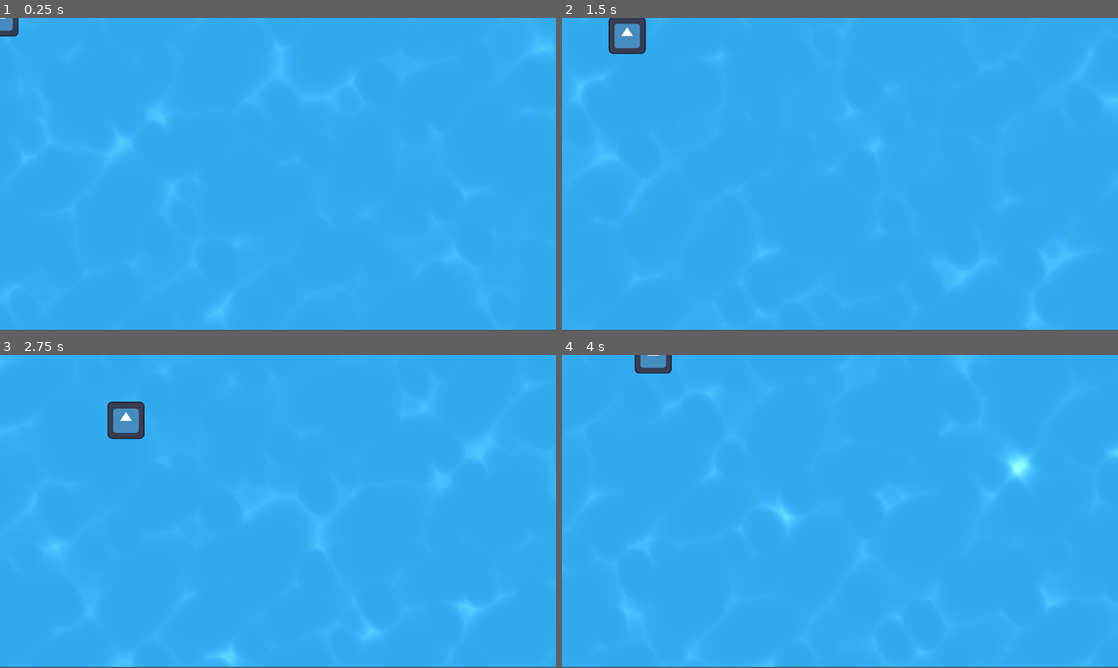
Above: before the commit, frames 1-4 (two rows, left to right).
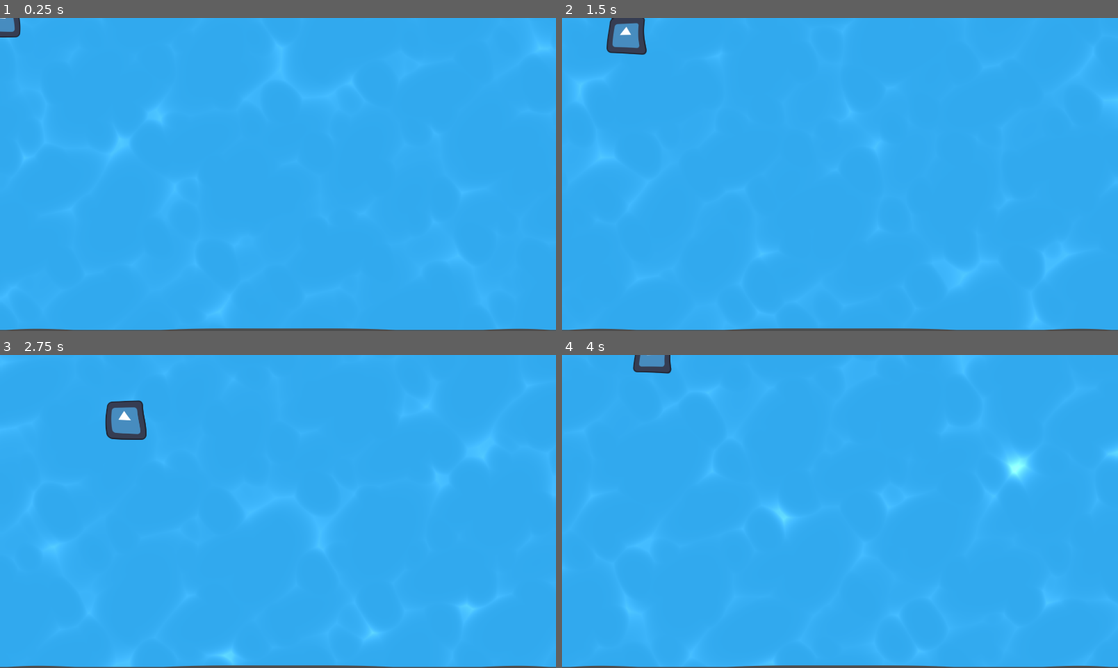
Above: after the commit, the same moments.

Repository: cpoll/godot-template-2d
Game: Godot game, scene res://src/game/game.tscn
The game is run twice, just before and just after one commit, with the same random seed, the same clock (stepped at 60 frames per second) and the same inputs. This scene is started directly instead of the project's main scene. The engine's default icon, where the game draws it, is replaced by a stand-in: a white triangle on a blue panel in a dark square.
Inputs:
- Up to frame 1 (0.25 s): no input
- Up to frame 2 (1.5 s): hold D (move_right) 0.53-1.28 s; hold S (move_down) from 1.28 s (still down)
- Up to frame 3 (2.75 s): release S (move_down) at 2.03 s; hold D (move_right) from 2.03 s (still down)
- Up to frame 4 (4 s): release D (move_right) at 2.78 s; hold W (move_up) 2.78-3.53 s; hold A (move_left) from 3.53 s (still down)

The runs differ from the first frame. In frame 1, 0.4% of the frame differs, in the area x 0-99%, y 0-100%; in frame 2, 0.5%; in frame 3, 0.6%, in the area x 1-99%, y 14-100%; in frame 4, 0.5%.

Commit message:
add ripple shader

Diff:
--- a/src/game/game.gd
+++ b/src/game/game.gd
@@ -1,6 +1,7 @@
 extends Node2D
 
 var character_scene = preload("res://src/game/character.tscn")
+@onready var players_container = $PlayersContainer
 
 # Called when the node enters the scene tree for the first time.
 func _ready() -> void:
@@ -10,7 +11,7 @@
     for player in Players.players:
         var c = character_scene.instantiate()
         c.init(DeviceInput.new(player.device_number))
-        add_child(c)
+        players_container.add_child(c)
 
 
 # Called every frame. 'delta' is the elapsed time since the previous frame.
--- a/src/game/game.tscn
+++ b/src/game/game.tscn
@@ -1,14 +1,21 @@
-[gd_scene load_steps=5 format=3 uid="uid://c33c8lx7my6u4"]
+[gd_scene load_steps=7 format=3 uid="uid://c33c8lx7my6u4"]
 
 [ext_resource type="Script" uid="uid://cqjeewpm2d4p5" path="res://src/game/game.gd" id="1_qnjlk"]
 [ext_resource type="Shader" uid="uid://c8lbagi3bjbpl" path="res://src/game/background.gdshader" id="2_s6lek"]
 [ext_resource type="Texture2D" uid="uid://4o5auyngcvd" path="res://icon.svg" id="3_kgj8g"]
+[ext_resource type="Shader" uid="uid://cghw64hvwxxn6" path="res://src/game/ripple.gdshader" id="4_l80un"]
 
 [sub_resource type="ShaderMaterial" id="ShaderMaterial_kgj8g"]
 shader = ExtResource("2_s6lek")
 shader_parameter/zoom = 7.0
 shader_parameter/speed = 0.8
 shader_parameter/bright = 3.0
+
+[sub_resource type="ShaderMaterial" id="ShaderMaterial_xptat"]
+shader = ExtResource("4_l80un")
+shader_parameter/wave_count = 20.0
+shader_parameter/speed = 5.0
+shader_parameter/height = 0.005
 
 [node name="Game" type="Node2D"]
 script = ExtResource("1_qnjlk")
@@ -18,3 +25,11 @@
 scale = Vector2(15.0391, 8.40625)
 texture = ExtResource("3_kgj8g")
 centered = false
+
+[node name="PlayersContainer" type="Node2D" parent="."]
+
+[node name="ColorRect" type="ColorRect" parent="."]
+material = SubResource("ShaderMaterial_xptat")
+offset_right = 40.0
+offset_bottom = 40.0
+scale = Vector2(48.04, 26.92)
--- /dev/null
+++ b/src/game/ripple.gdshader
@@ -0,0 +1,15 @@
+// https://godotshaders.com/shader/ripple-shader/
+
+shader_type canvas_item;
+uniform sampler2D SCREEN_TEXTURE : hint_screen_texture, filter_linear_mipmap;
+uniform float wave_count : hint_range(1.0, 20.0, 1.0) = 20.0;
+uniform float speed : hint_range(0.0, 10.0, 0.1) = 3.0;
+uniform float height : hint_range(0.0, 0.1, 0.001) = 0.003;
+
+void fragment() {
+	vec2 cPos = -1.0 + 2.0 * UV / (1.0 / TEXTURE_PIXEL_SIZE);
+	float cLength = length(cPos);
+	vec2 uv = FRAGCOORD.xy / (1.0 / SCREEN_PIXEL_SIZE).xy + (cPos/cLength) * cos(cLength * wave_count - TIME * speed) * height;
+    vec3 col = texture(SCREEN_TEXTURE,uv).xyz;
+	COLOR = vec4(col,1.0);
+}
Not shown, added: src/game/ripple.gdshader.uid
